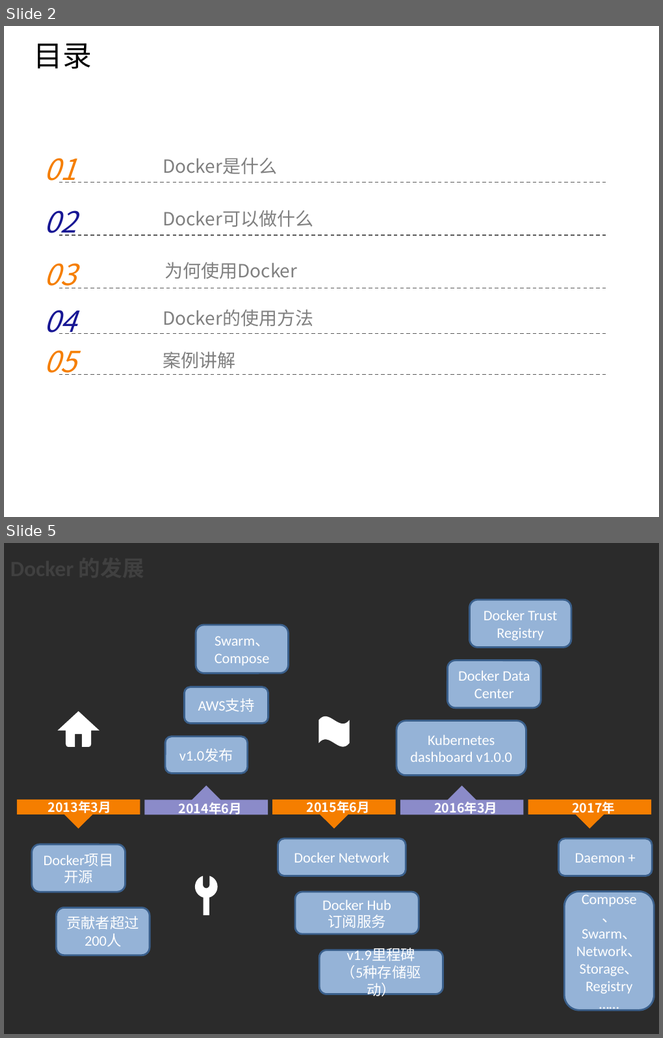
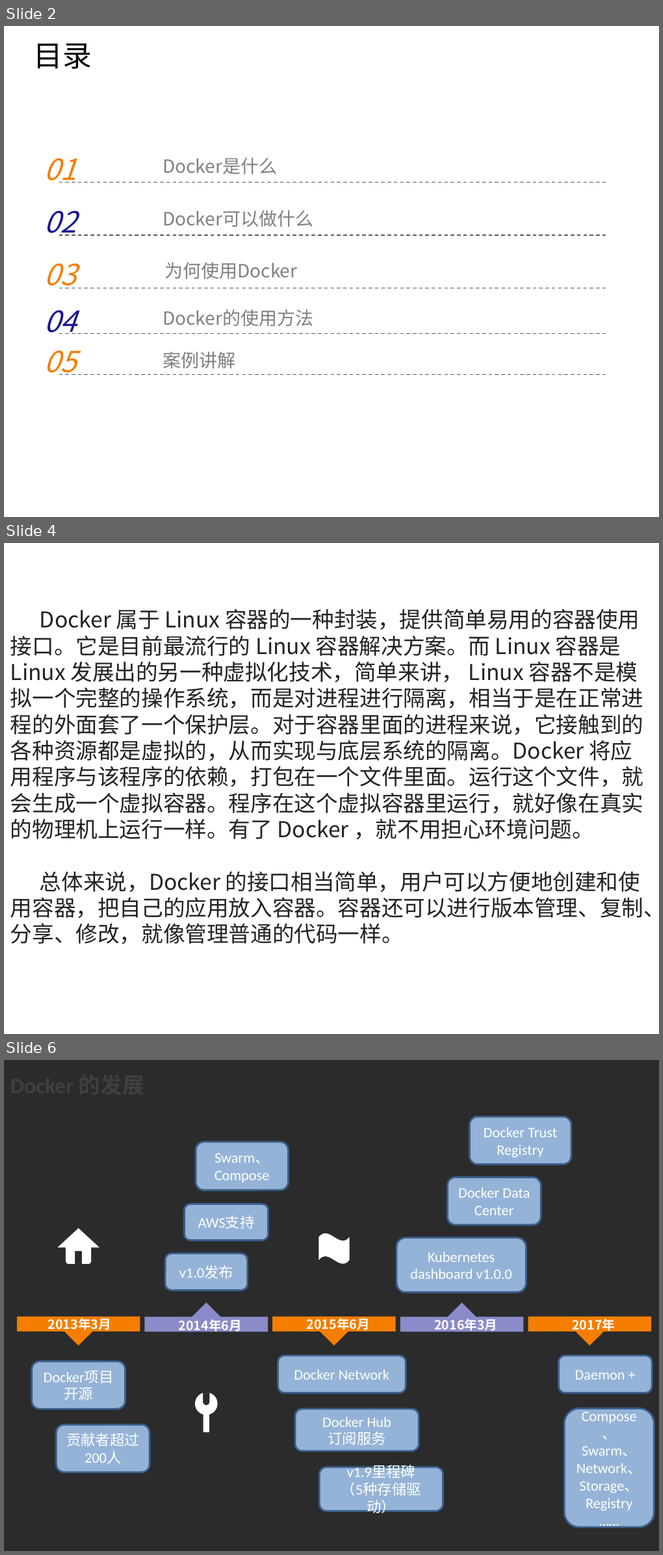
Before and after one commit to thumb0422/StudyNotes, a slide deck: Docker讲解.pptx. Shown one above the other, each under a label of ours: slides 2 and 5 before the commit, slides 2, 4 and 6 after it; the slides between them are not shown. The pictures are 663x1038 and 663x1555 pixels, drawn with LibreOffice and Linux fonts; fonts in the diff are those of the drawing; background and template pictures are left out; a plain dark background stands for a picture behind light text. Boxes give left, top, right and bottom in pixels: in the first picture for what was removed or moved away, otherwise in the second. Text is boxed around its words. In the diff, an @@ line names an element or a change of style, - is before the commit and + after.

```diff
--- a/Docker讲解.pptx
+++ b/Docker讲解.pptx
@@ slide 4 added at <box>4,543,659,1034</box>, background picture (left out) @@
@@ text added at <box>10,609,659,945</box>, 24 pt, text #222222 @@
+Docker 属于 Linux 容器的一种封装，提供简单易用的容器使用接口。它是目前最流行的 Linux 容器解决方案。而 Linux 容器是 Linux 发展出的另一种虚拟化技术，简单来讲， Linux 容器不是模拟一个完整的操作系统，而是对进程进行隔离，相当于是在正常进程的外面套了一个保护层。对于容器里面的进程来说，它接触到的各种资源都是虚拟的，从而实现与底层系统的隔离。Docker 将应用程序与该程序的依赖，打包在一个文件里面。运行这个文件，就会生成一个虚拟容器。程序在这个虚拟容器里运行，就好像在真实的物理机上运行一样。有了 Docker ，就不用担心环境问题。
+总体来说，Docker 的接口相当简单，用户可以方便地创建和使用容器，把自己的应用放入容器。容器还可以进行版本管理、复制、分享、修改，就像管理普通的代码一样。
@@ what was slide 5 is now slide 6 @@
```
Also in this commit, not shown: 2 slides changed, 4 other slides added, 2 slides removed.
